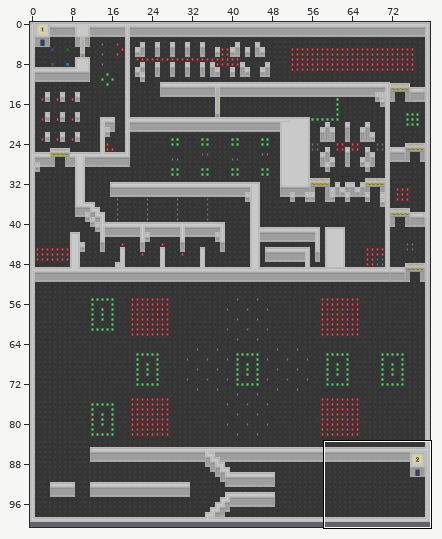
Tiled map -- core/assets/maps/level-1.tmx. Above, an overview of the earlier version with the close-up marked.
Close-up. Before the edit:
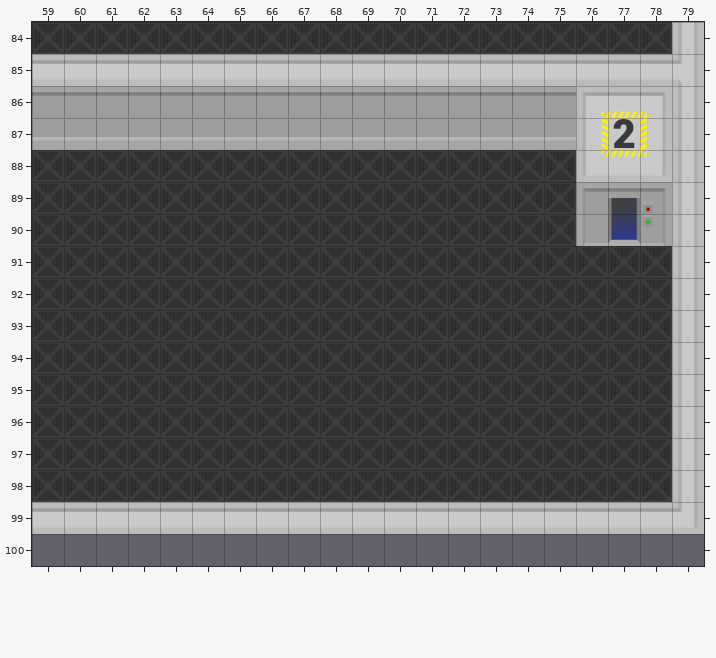
Cells are 32x32 px. Shown: x 59..79, y 84..100. The commit also changed other parts of the map, which this record leaves out. The old version is drawn lined up with the new one.
The result:
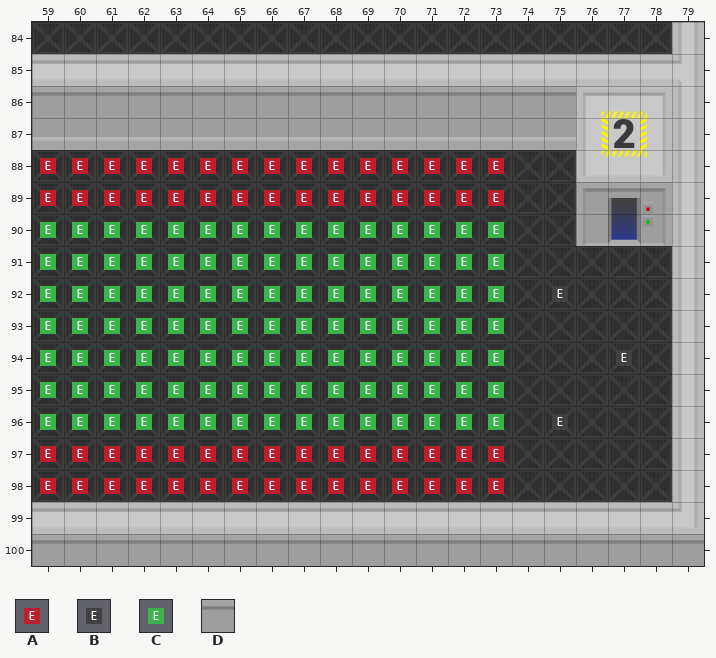
Key: from "meta": A 4, B 5, C 6; from "terrain": D 175.
_ is an empty cell, . an unchanged one.
Difference:
map size 80x100 -> 80x101 cells
--- layer "Walls"
@@ x 59..79 @@
-100 _____________________
+100 DDDDDDDDDDDDDDDDDDDDD
--- layer "Meta"
@@ x 59..77 @@
- 88 _______________....
- 89 _______________....
- 90 _______________....
- 91 _______________....
- 92 _______________._..
- 93 _______________....
- 94 _______________..._
- 95 _______________....
- 96 _______________._..
- 97 _______________....
- 98 _______________....
+ 88 AAAAAAAAAAAAAAA....
+ 89 AAAAAAAAAAAAAAA....
+ 90 CCCCCCCCCCCCCCC....
+ 91 CCCCCCCCCCCCCCC....
+ 92 CCCCCCCCCCCCCCC.B..
+ 93 CCCCCCCCCCCCCCC....
+ 94 CCCCCCCCCCCCCCC...B
+ 95 CCCCCCCCCCCCCCC....
+ 96 CCCCCCCCCCCCCCC.B..
+ 97 AAAAAAAAAAAAAAA....
+ 98 AAAAAAAAAAAAAAA....
